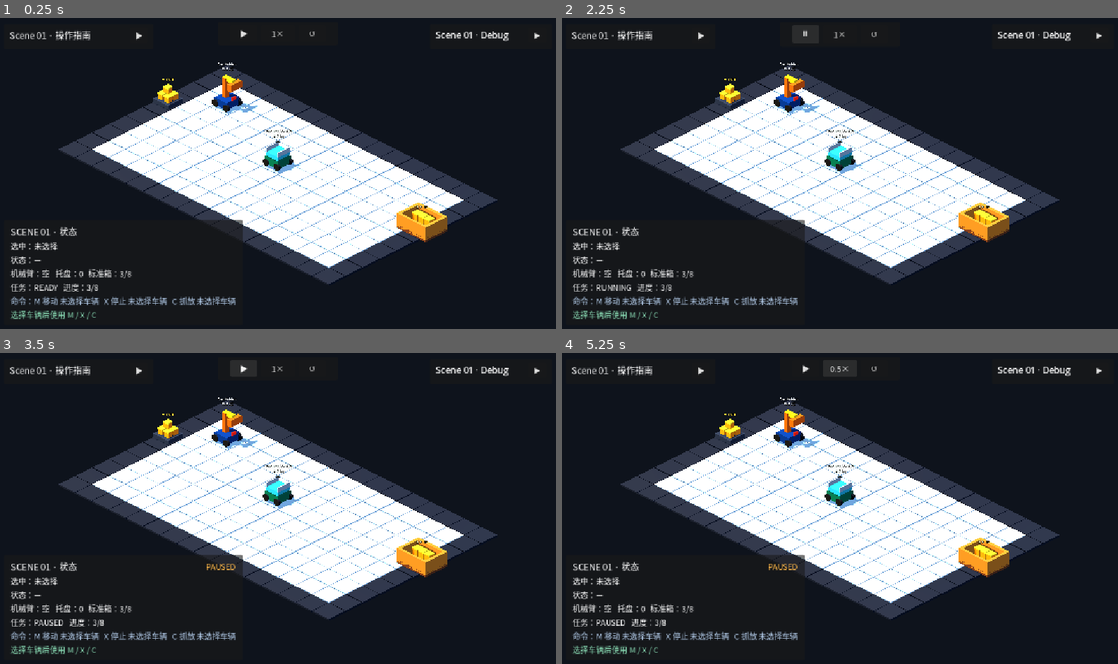
Above: before the commit, frames 1-4 (two rows, left to right).
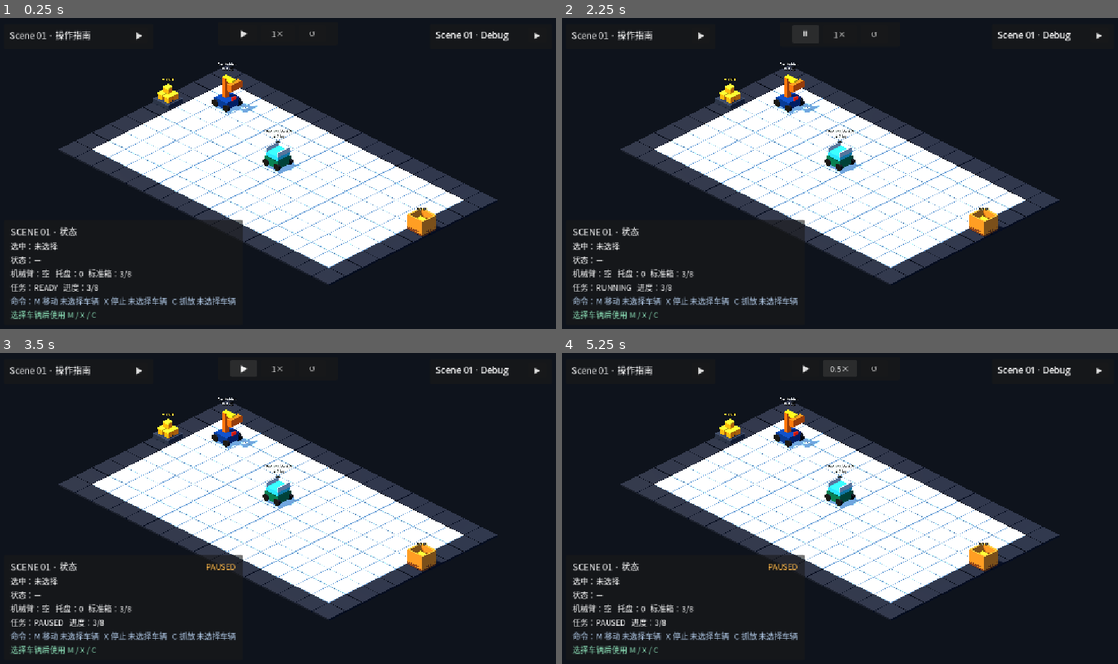
Above: after the commit, the same moments.

Repository: Ri0n72Y/automata
Game: Godot game, scene res://scenes/scene_01/scene_01_basic_packing.tscn
Two runs of this game, one before a commit and one after it. Both use one fixed random seed, a clock stepped at 60 frames per second and the inputs below.
Inputs:
- Up to frame 1 (0.25 s): no input
- Up to frame 2 (2.25 s): click "▶" at 0.5 s; click "▼" at 1.25 s; click "▶" at 2 s
- Up to frame 3 (3.5 s): click "⏸" at 2.75 s
- Up to frame 4 (5.25 s): click "1×" at 3.5 s; click "2×" at 4.25 s; click "4×" at 5 s

The runs differ from the first frame. In frame 1, 0.7% of the frame differs, in the area x 71-81%, y 59-73%; in frame 2, 0.7%; in frame 3, 0.7%; in frame 4, 0.7%.

Commit message:
[codex]refactor(scene-01): 将最终储存仓收敛为单格

Diff:
--- a/scenes/scene_01/objects/standard_box.tscn
+++ b/scenes/scene_01/objects/standard_box.tscn
@@ -7,7 +7,7 @@
 [sub_resource type="Resource" id="Resource_box"]
 resource_local_to_scene = true
 script = ExtResource("2_resource")
-interaction_cells = Array[Vector2i]([Vector2i(15, 3), Vector2i(15, 4)])
+interaction_cells = Array[Vector2i]([Vector2i(15, 3)])
 capacity = 8
 initial_count = 3
 
@@ -22,13 +22,13 @@
 roughness = 0.58
 
 [sub_resource type="BoxMesh" id="BaseMesh"]
-size = Vector3(1.7, 0.18, 1.3)
+size = Vector3(0.9, 0.18, 0.82)
 
 [sub_resource type="BoxMesh" id="SideWallMesh"]
-size = Vector3(0.14, 0.62, 1.3)
+size = Vector3(0.08, 0.62, 0.82)
 
 [sub_resource type="BoxMesh" id="FrontWallMesh"]
-size = Vector3(1.7, 0.62, 0.14)
+size = Vector3(0.9, 0.62, 0.08)
 
 [node name="StandardBox" type="Node3D"]
 script = ExtResource("1_node")
@@ -44,22 +44,22 @@
 material_override = SubResource("CrateMaterial")
 
 [node name="WallLeft" type="MeshInstance3D" parent="VisualRoot"]
-position = Vector3(-0.78, 0.4, 0)
+position = Vector3(-0.41, 0.4, 0)
 mesh = SubResource("SideWallMesh")
 material_override = SubResource("RimMaterial")
 
 [node name="WallRight" type="MeshInstance3D" parent="VisualRoot"]
-position = Vector3(0.78, 0.4, 0)
+position = Vector3(0.41, 0.4, 0)
 mesh = SubResource("SideWallMesh")
 material_override = SubResource("RimMaterial")
 
 [node name="WallFront" type="MeshInstance3D" parent="VisualRoot"]
-position = Vector3(0, 0.4, -0.58)
+position = Vector3(0, 0.4, -0.37)
 mesh = SubResource("FrontWallMesh")
 material_override = SubResource("RimMaterial")
 
 [node name="WallRear" type="MeshInstance3D" parent="VisualRoot"]
-position = Vector3(0, 0.4, 0.58)
+position = Vector3(0, 0.4, 0.37)
 mesh = SubResource("FrontWallMesh")
 material_override = SubResource("RimMaterial")
 
@@ -67,48 +67,48 @@
 unique_name_in_owner = true
 
 [node name="Slot01" parent="VisualRoot/CapacitySlots" instance=ExtResource("3_block")]
-position = Vector3(-0.51, 0.2, -0.25)
-scale = Vector3(0.72, 0.72, 0.72)
+position = Vector3(-0.28, 0.2, -0.18)
+scale = Vector3(0.42, 0.42, 0.42)
 
 [node name="Slot02" parent="VisualRoot/CapacitySlots" instance=ExtResource("3_block")]
-position = Vector3(-0.17, 0.2, -0.25)
-scale = Vector3(0.72, 0.72, 0.72)
+position = Vector3(-0.09, 0.2, -0.18)
+scale = Vector3(0.42, 0.42, 0.42)
 
 [node name="Slot03" parent="VisualRoot/CapacitySlots" instance=ExtResource("3_block")]
-position = Vector3(0.17, 0.2, -0.25)
-scale = Vector3(0.72, 0.72, 0.72)
+position = Vector3(0.09, 0.2, -0.18)
+scale = Vector3(0.42, 0.42, 0.42)
 
 [node name="Slot04" parent="VisualRoot/CapacitySlots" instance=ExtResource("3_block")]
 visible = false
-position = Vector3(0.51, 0.2, -0.25)
-scale = Vector3(0.72, 0.72, 0.72)
+position = Vector3(0.28, 0.2, -0.18)
+scale = Vector3(0.42, 0.42, 0.42)
 
 [node name="Slot05" parent="VisualRoot/CapacitySlots" instance=ExtResource("3_block")]
 visible = false
-position = Vector3(-0.51, 0.2, 0.25)
-scale = Vector3(0.72, 0.72, 0.72)
+position = Vector3(-0.28, 0.2, 0.18)
+scale = Vector3(0.42, 0.42, 0.42)
 
 [node name="Slot06" parent="VisualRoot/CapacitySlots" instance=ExtResource("3_block")]
 visible = false
-position = Vector3(-0.17, 0.2, 0.25)
-scale = Vector3(0.72, 0.72, 0.72)
+position = Vector3(-0.09, 0.2, 0.18)
+scale = Vector3(0.42, 0.42, 0.42)
 
 [node name="Slot07" parent="VisualRoot/CapacitySlots" instance=ExtResource("3_block")]
 visible = false
-position = Vector3(0.17, 0.2, 0.25)
-scale = Vector3(0.72, 0.72, 0.72)
+position = Vector3(0.09, 0.2, 0.18)
+scale = Vector3(0.42, 0.42, 0.42)
 
 [node name="Slot08" parent="VisualRoot/CapacitySlots" instance=ExtResource("3_block")]
 visible = false
-position = Vector3(0.51, 0.2, 0.25)
-scale = Vector3(0.72, 0.72, 0.72)
+position = Vector3(0.28, 0.2, 0.18)
+scale = Vector3(0.42, 0.42, 0.42)
 
 [node name="CapacityLabel" type="Label3D" parent="VisualRoot"]
 unique_name_in_owner = true
-position = Vector3(0, 1.08, 0)
+position = Vector3(0, 1.0, 0)
 billboard = 1
 no_depth_test = true
 text = "3/8  IN"
-font_size = 30
+font_size = 28
 outline_size = 8
 modulate = Color(1, 0.9, 0.58, 1)
